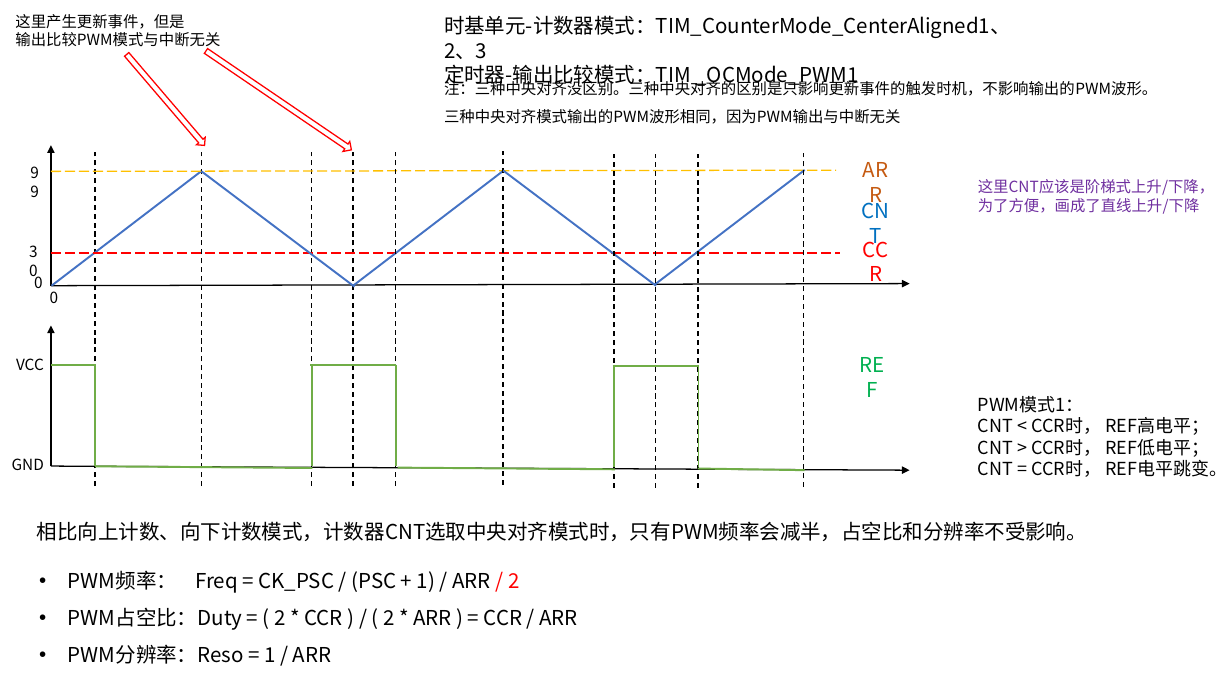
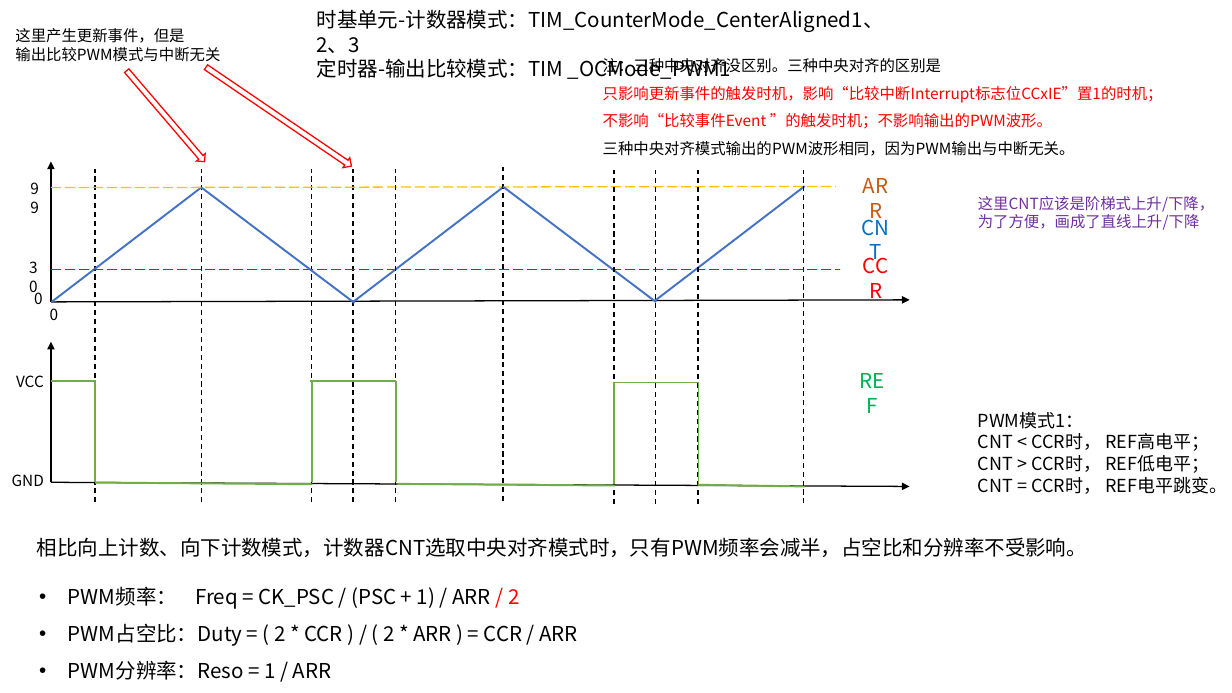
Before and after one commit to ZQuanCheng/stm32_study, a slide deck: slide 5 of 江科大自化协/笔记中自画图或照片/STM32F10x-通用定时器/定时器计数模式 - 定时器输出比较PWM模式1.pptx (slide 4 before the commit). Drawn at 1232x693 pixels with LibreOffice and Linux fonts; fonts in the diff are those of the drawing. Boxes give left, top, right and bottom in pixels: in the first picture for what was removed or moved away, otherwise in the second. Text is boxed around its words. In the diff, an @@ line names an element or a change of style, - is before the commit and + after.

```diff
--- a/江科大自化协/笔记中自画图或照片/STM32F10x-通用定时器/定时器计数模式 - 定时器输出比较PWM模式1.pptx
+++ b/江科大自化协/笔记中自画图或照片/STM32F10x-通用定时器/定时器计数模式 - 定时器输出比较PWM模式1.pptx
@@ text "时基单元-计数器模式：TIM_CounterMode_CenterAligned1、2、3" rewrapped from (444, 15, 1011, 88) to (317, 9, 884, 78) @@
@@ text at (603, 58, 1163, 156): text changed; text colour #000000 to #FF0000 @@
-注：三种中央对齐没区别。三种中央对齐的区别是只影响更新事件的触发时机，不影响输出的PWM波形。三种中央对齐模式输出的PWM波形相同，因为PWM输出与中断无关
+注：三种中央对齐没区别。三种中央对齐的区别是
+只影响更新事件的触发时机，影响“比较中断Interrupt标志位CCxIE”置1的时机；
+不影响“比较事件Event ”的触发时机；不影响输出的PWM波形。
+三种中央对齐模式输出的PWM波形相同，因为PWM输出与中断无关。
@@ 28 lines, 15 texts, 4 arrows, 2 right arrows: place and size @@
-28 lines, 15 texts, 4 arrows, 2 right arrows at (12, 14, 1227, 664)
+28 lines, 15 texts, 4 arrows, 2 right arrows at (12, 28, 1227, 680)
```
Also in this commit, not shown: 2 other slides changed, 2 slides added, 7 other files.
